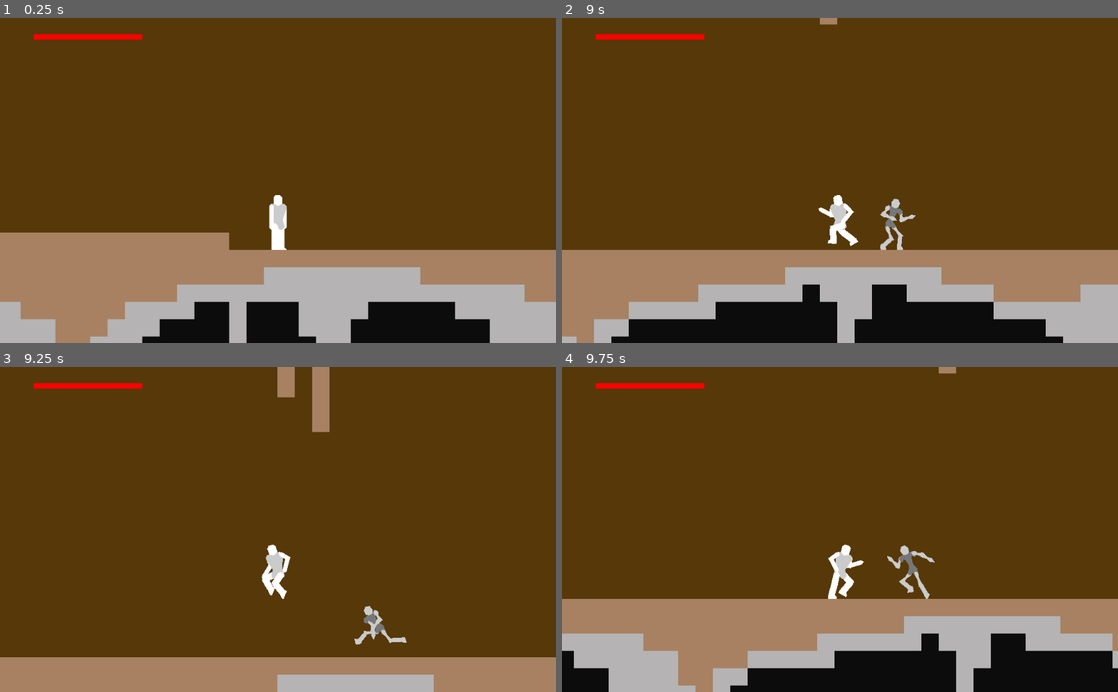
Above: before the commit, frames 1-4 (two rows, left to right).
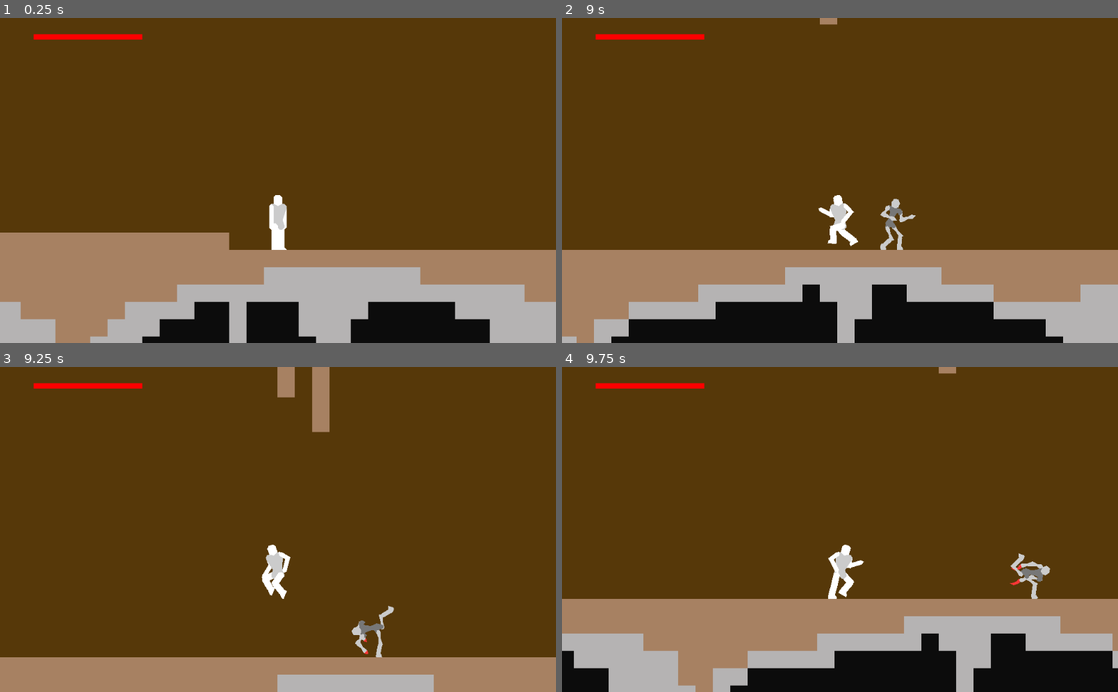
Above: after the commit, the same moments.

Repository: DarknessCatt/Lost-Soul
Game: Godot game, scene res://Maps/Prototype_Mountain/Prototype_Mountain.tscn
Same seed, same stepped clock (60 frames per second), same inputs: the game is played once before the commit and once after it. The project has no main scene, so this scene is started directly.
Inputs:
- Up to frame 1 (0.25 s): no input
- Up to frame 2 (9 s): tap Enter at 0.5 s; hold C (hero_attack) 0.53-1.28 s; hold Right (hero_right) 0.53-2.03 s; tap Z (hero_jump) at 0.77, 1.52, 3.02, 3.77, 4.52, 6.02, 6.77, 7.52 s; tap D (hero_heart) every 1.5 s from 1.35 to 8.85 s; hold C (hero_attack) 2.03-2.78 s; hold Left (hero_left) 2.03-4.28 s; hold C (hero_attack) 3.53-4.28 s; hold Right (hero_right) 4.28-8.03 s; hold C (hero_attack) 5.03-5.78 s; hold C (hero_attack) 6.53-7.28 s; hold C (hero_attack) 8.03-8.78 s; hold Left (hero_left) from 8.03 s (still down)
- Up to frame 3 (9.25 s): keep holding Left (hero_left); tap Z (hero_jump) at 9.02 s
- Up to frame 4 (9.75 s): release Left (hero_left) at 9.53 s; hold Right (hero_right) from 9.53 s (still down); hold C (hero_attack) from 9.53 s (still down)

Frames 1-2 are identical in both runs. In frame 3, 0.5% of the frame differs, in the area x 63-74%, y 73-90%; in frame 4, 0.7%, in the area x 58-88%, y 54-72%.

Commit message:
Enemy Sinc Fix

Diff:
--- a/Lost_Soul/Entities/Enemy/Enemy.tscn
+++ b/Lost_Soul/Entities/Enemy/Enemy.tscn
@@ -2207,7 +2207,7 @@
 
 [node name="Jab_Hitbox" parent="Body/Hitboxes/Jab" instance=ExtResource( 7 )]
 position = Vector2( 53.0135, -11.1469 )
-Body = NodePath("../../../../../Enemy/Body")
+Body = NodePath("../../..")
 Id = 2
 Damage = 5
 Force = 1000
@@ -2218,8 +2218,8 @@
 disabled = true
 
 [node name="Right_Arm" type="Polygon2D" parent="Body"]
-position = Vector2( 9.63712, -21.778 )
-rotation = -0.482152
+position = Vector2( 9.63713, -21.778 )
+rotation = -0.482151
 color = Color( 0.8, 0.8, 0.8, 1 )
 offset = Vector2( 30.2005, 27.966 )
 polygon = PoolVector2Array( -30.2005, -31.966, -26.2005, -27.966, -28.2005, -19.966, -26.2005, -11.966, -26.2005, -7.96604, -34.2005, -7.96604, -34.2005, -11.966, -32.2005, -19.966, -34.2005, -27.966 )
@@ -2228,7 +2228,7 @@
 }
 
 [node name="Right_Hand" type="Polygon2D" parent="Body"]
-position = Vector2( 17.0561, -7.60202 )
+position = Vector2( 17.0561, -7.60201 )
 rotation = -2.16981
 color = Color( 0.8, 0.8, 0.8, 1 )
 offset = Vector2( 31.8105, 42.7501 )
@@ -2238,8 +2238,8 @@
 }
 
 [node name="Right_Leg" type="Polygon2D" parent="Body"]
-position = Vector2( 1.08977, 11.5119 )
-rotation = -0.71243
+position = Vector2( 1.08978, 11.5119 )
+rotation = -0.712431
 color = Color( 0.8, 0.8, 0.8, 1 )
 offset = Vector2( 28.2005, 31.966 )
 polygon = PoolVector2Array( -30.2005, -35.966, -26.2005, -35.966, -24.2005, -31.966, -26.2005, -21.966, -24.2005, -7.966, -32.2005, -7.966, -30.2005, -21.966, -32.2005, -31.966 )
@@ -2249,7 +2249,8 @@
 
 [node name="Right_Shin" type="Polygon2D" parent="Body"]
 position = Vector2( 14.1633, 26.6474 )
-rotation = -0.0862029
+rotation = -0.0862031
+scale = Vector2( 1, 1 )
 color = Color( 0.8, 0.8, 0.8, 1 )
 offset = Vector2( 29.8696, 42.7614 )
 polygon = PoolVector2Array( -31.8696, -44.7614, -27.8696, -44.7614, -25.8696, -38.7614, -25.8696, -22.7614, -27.8696, -18.7614, -31.8696, -18.7614, -33.8696, -22.7614, -33.8696, -38.7614 )
@@ -2259,7 +2260,8 @@
 
 [node name="Right_Foot" type="Polygon2D" parent="Body"]
 position = Vector2( 16.0574, 48.5657 )
-rotation = -0.0464672
+rotation = -0.0464674
+scale = Vector2( 1, 1 )
 color = Color( 0.8, 0.8, 0.8, 1 )
 offset = Vector2( 29.9114, 20.7618 )
 polygon = PoolVector2Array( -25.9114, -22.7618, -23.9114, -20.7618, -21.9114, -14.7618, -31.9114, -14.7618, -33.9114, -16.7618, -33.9114, -22.7618, -31.9114, -26.7618 )
@@ -2287,7 +2289,7 @@
 visible = false
 position = Vector2( 1.90735e-06, -12 )
 Id = 2
-Character = NodePath("../../../../../Enemy")
+Character = NodePath("../../../..")
 
 [node name="Upper" type="CollisionShape2D" parent="Body/Hip/Torso/Hurtbox"]
 position = Vector2( 0, -6.11535 )
--- a/Lost_Soul/Entities/Enemy/FSM/OnCombat.gd
+++ b/Lost_Soul/Entities/Enemy/FSM/OnCombat.gd
@@ -26,9 +26,9 @@
 var direction : int = NONE
 
 func enter(Enemy : KinematicBody2D) -> void:
-	min_dist = 60 + int(rand_range(-30,+30))
-	max_dist = 150 + int(rand_range(-30,+30))
-	attack_dist = 100 + int(rand_range(-30,+30))
+	min_dist = 60 + int(rand_range(-20,+20))
+	max_dist = 150 + int(rand_range(-20,+20))
+	attack_dist = 100 + int(rand_range(-20,+20))
 
 	Enemy._change_anim("OnCombat")
 	Enemy.speed.y = 10
@@ -38,8 +38,8 @@
 
 	var player_dist = (_Enemy.Player.position - _Enemy.position).x
 
-	if abs(player_dist) <= 60: player_in_range = true
-	elif abs(player_dist) >= 150: player_in_range = false
+	if abs(player_dist) <= min_dist: player_in_range = true
+	elif abs(player_dist) >= max_dist: player_in_range = false
 
 	var spdx : float = _Enemy.speed.x
 
@@ -70,6 +70,6 @@
 
 	_Enemy.move_and_slide(_Enemy.speed, NORMAL)
 
-	if attack_ready and abs(player_dist) <= 100:
+	if attack_ready and abs(player_dist) <= attack_dist:
 		attack_ready = false
 		_Enemy._change_state($"../Attack")
